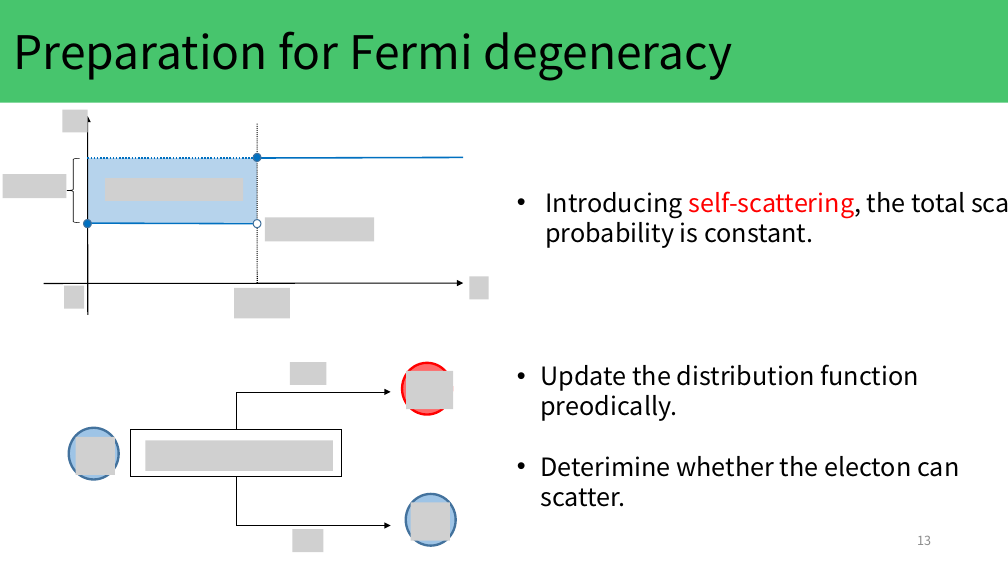
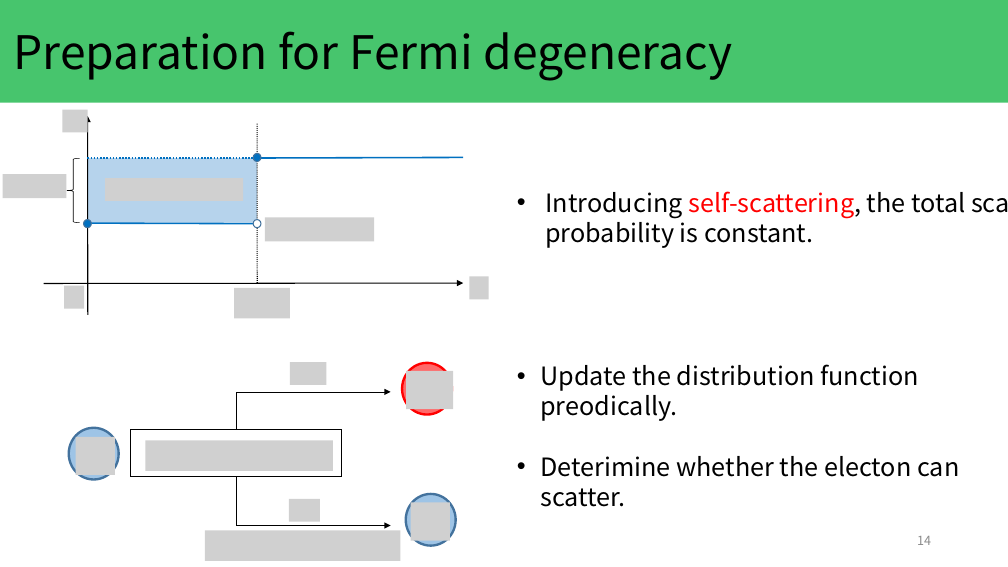
Before and after one commit to KeitoKubo/MonteCarlo-simulation-with-Fermi-degeneracy, a slide deck: slide 14 of presentation/kubo_20231129.pptx (slide 13 before the commit). Drawn at 1008x567 pixels with LibreOffice and Linux fonts; fonts in the diff are those of the drawing; grey boxes stand for pictures. Boxes give left, top, right and bottom in pixels: in the first picture for what was removed or moved away, otherwise in the second. Text is boxed around its words. In the diff, an @@ line names an element or a change of style, - is before the commit and + after.

```diff
--- a/presentation/kubo_20231129.pptx
+++ b/presentation/kubo_20231129.pptx
@@ picture added at (x1=289, y1=499, x2=320, y2=522) @@
@@ picture added at (x1=205, y1=531, x2=401, y2=561) @@
@@ picture removed at (x1=293, y1=529, x2=324, y2=552) @@
@@ page number at (x1=917, y1=536, x2=931, y2=545): text changed @@
-13
+14
```
Also in this commit, not shown: 6 other slides changed, 1 slide added.
